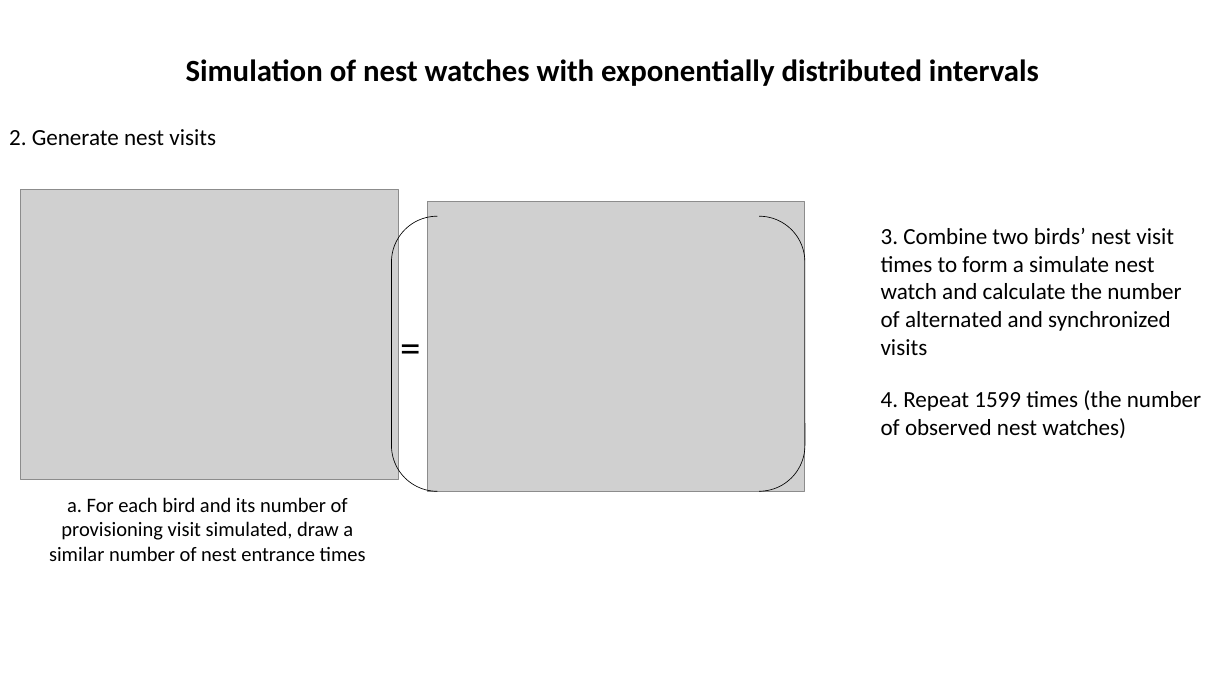
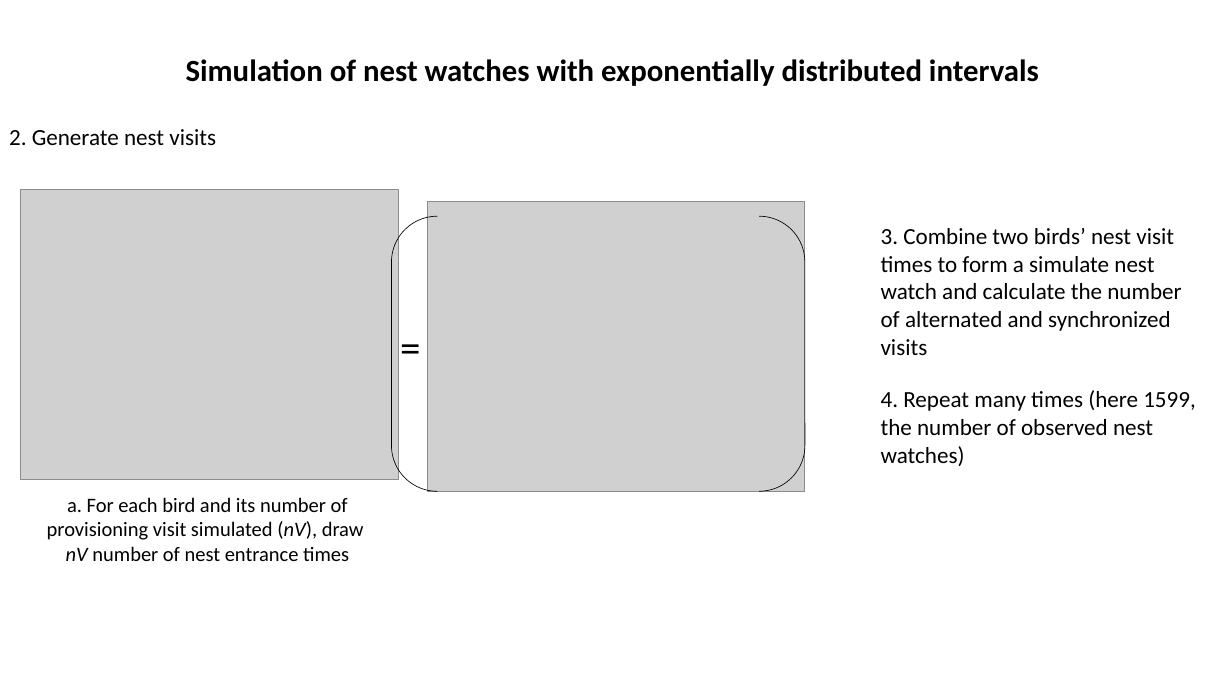
Before and after one commit to MalikaIhle/ProvisioningDataCombination, a slide deck: slide 3 of Figures&Rmd/supp figure sim.pptx. Drawn at 1232x693 pixels with LibreOffice and Linux fonts; fonts in the diff are those of the drawing; grey boxes stand for pictures. Boxes give left, top, right and bottom in pixels: in the first picture for what was removed or moved away, otherwise in the second. Text is boxed around its words. In the diff, an @@ line names an element or a change of style, - is before the commit and + after.

Commit message:
fig suppl sim

```diff
--- a/Figures&Rmd/supp figure sim.pptx
+++ b/Figures&Rmd/supp figure sim.pptx
@@ text at bbox=[881, 390, 1196, 466]: text changed @@
-4. Repeat 1599 times (the number of observed nest watches)
+4. Repeat many times (here 1599, the number of observed nest watches)
@@ text at bbox=[47, 497, 364, 561]: text changed @@
-a. For each bird and its number of provisioning visit simulated, draw a similar number of nest entrance times
+a. For each bird and its number of provisioning visit simulated (nV), draw nV number of nest entrance times
```
